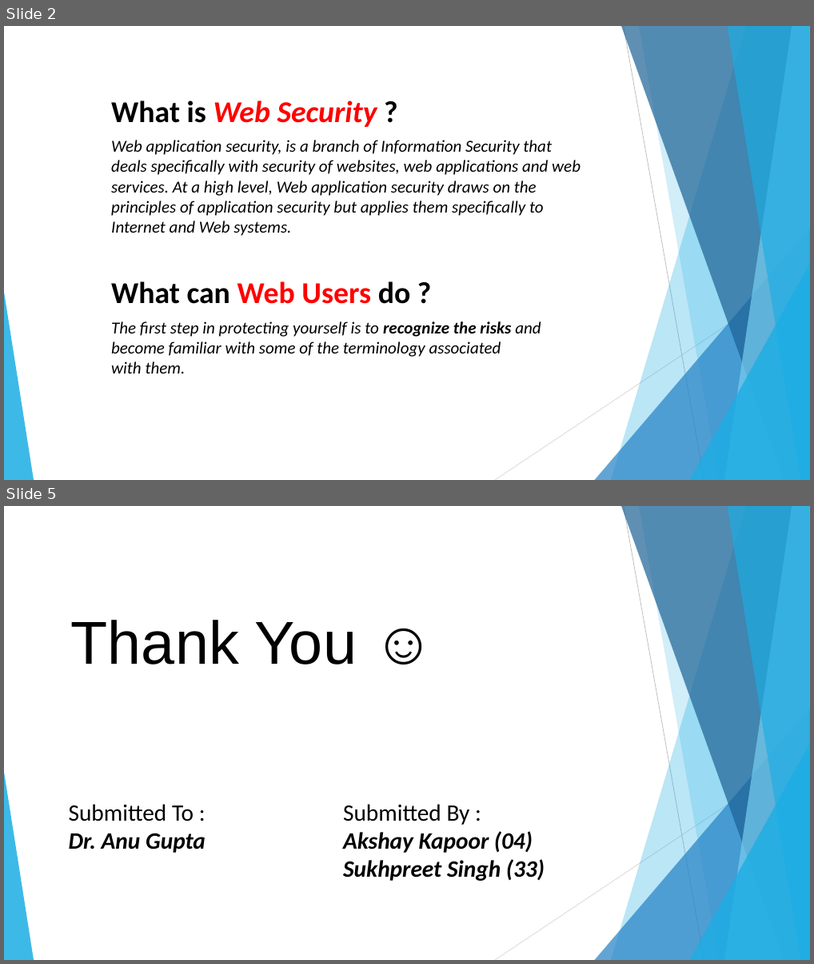
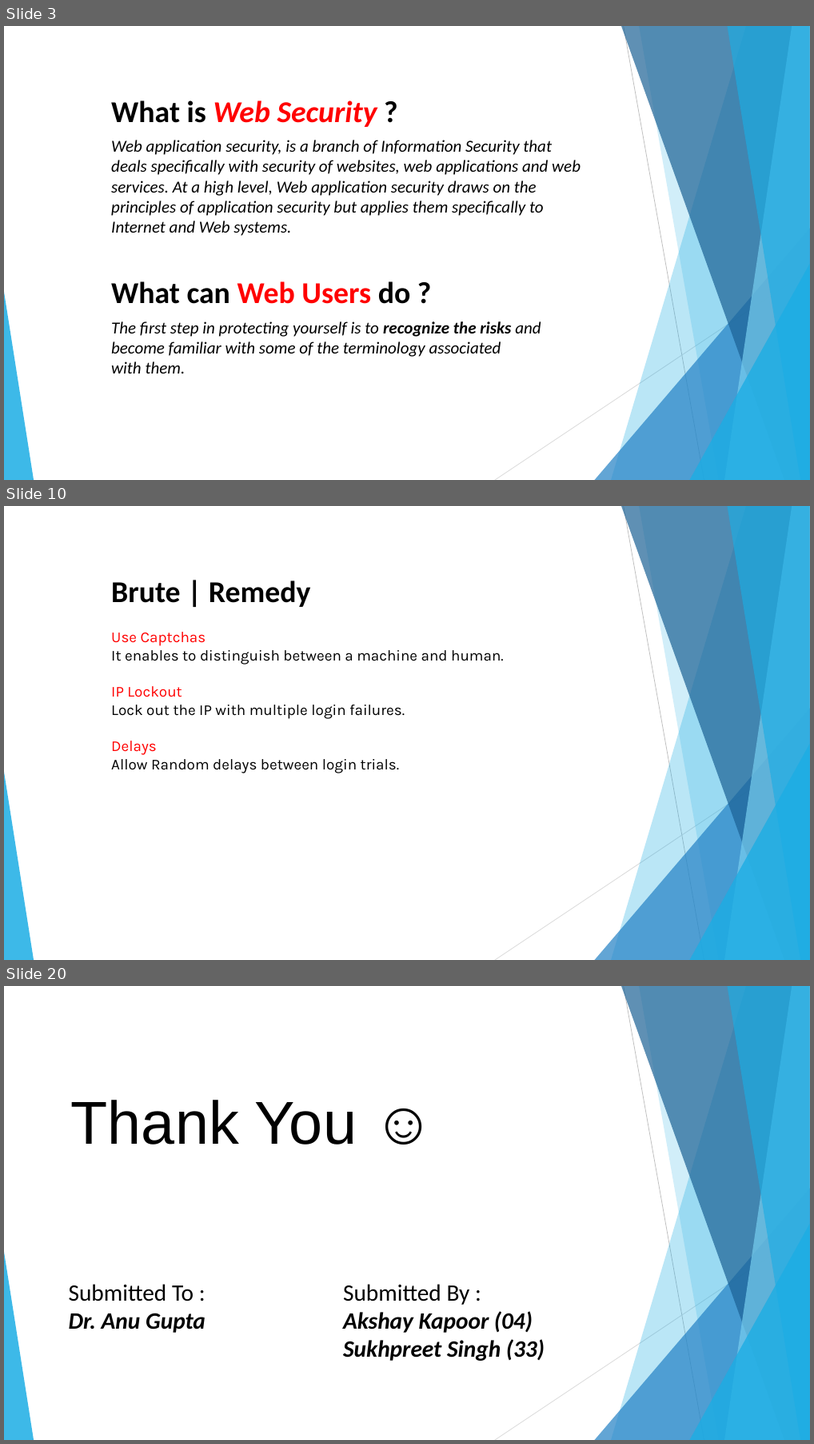
Before and after one commit to tHe-AK/Web-Security-Seminar, a slide deck: Web Security.pptx. Shown one above the other, each under a label of ours: slides 2 and 5 before the commit, slides 3, 10 and 20 after it; the slides between them are not shown. The pictures are 814x964 and 814x1444 pixels, drawn with LibreOffice and Linux fonts; fonts in the diff are those of the drawing. Boxes give left, top, right and bottom in pixels: in the first picture for what was removed or moved away, otherwise in the second. Text is boxed around its words. In the diff, an @@ line names an element or a change of style, - is before the commit and + after.

```diff
--- a/Web Security.pptx
+++ b/Web Security.pptx
@@ slide 10 added at (4,506,810,960), background #FFFFFF; not listed: 10 template elements that a slide beside it also shows @@
@@ text added at (111,580,311,607), 36 pt, text #000000, bold @@
+Brute | Remedy
@@ text added at (111,632,504,773), 18 pt, text #000000 @@
+Use Captchas
+It enables to distinguish between a machine and human.
+IP Lockout
+Lock out the IP with multiple login failures.
+Delays
+Allow Random delays between login trials.
@@ what was slide 2 is now slide 3 @@
@@ what was slide 5 is now slide 20 @@
```
Also in this commit, not shown: 1 slide changed, 14 other slides added, 6 other files.
